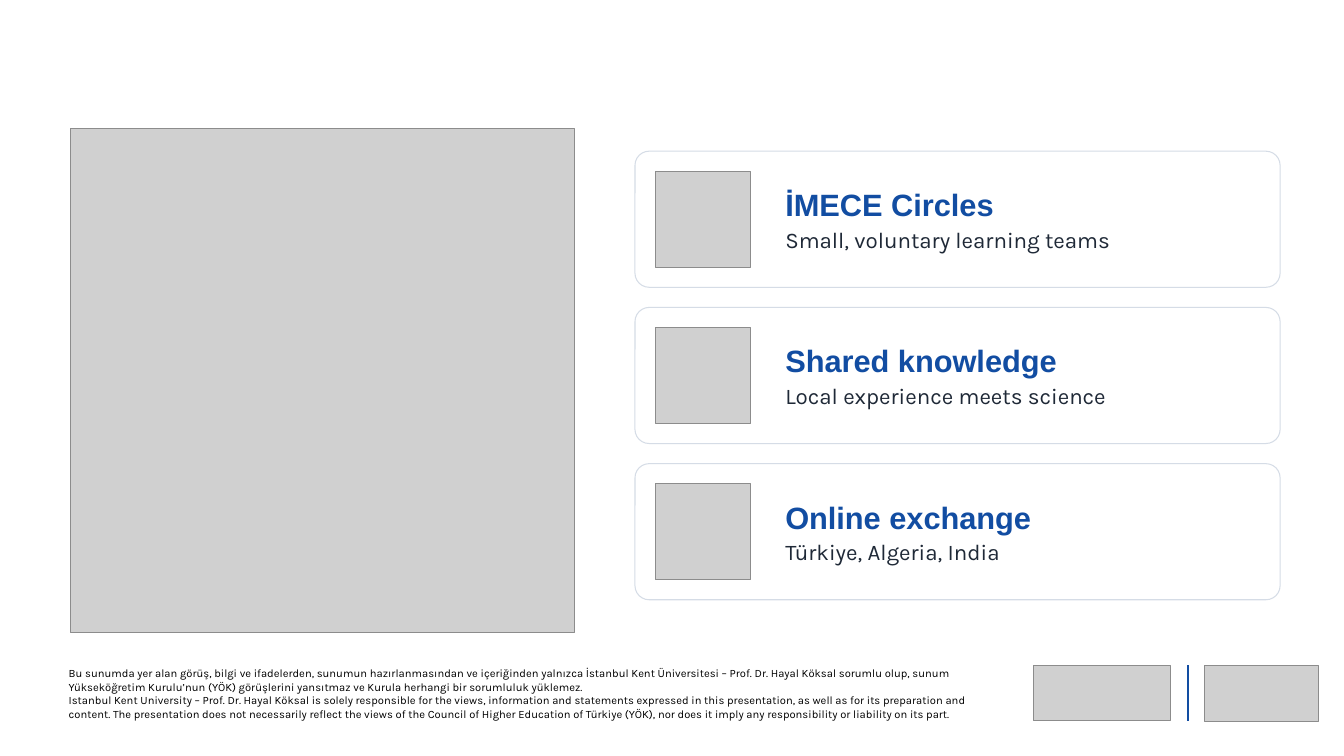
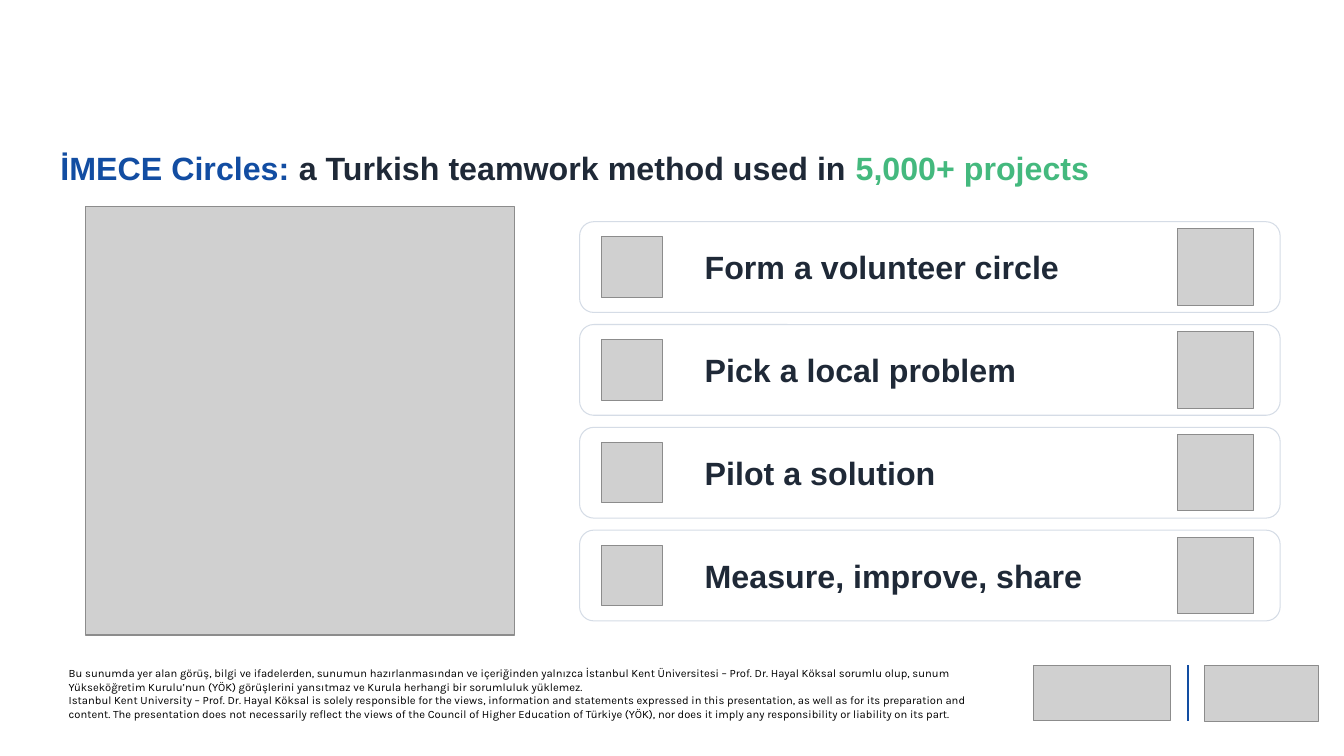
Before and after one commit to newtonsgrandson/cop-31-hayal-koksal, a slide deck: slide 3 of dijital_ekran/COP31_Climate_IMECE_Digital_Screen_EN.pptx. Drawn at 1344x756 pixels with LibreOffice and Linux fonts; fonts in the diff are those of the drawing; grey boxes stand for pictures; background and template pictures are left out. Boxes give left, top, right and bottom in pixels: in the first picture for what was removed or moved away, otherwise in the second. Text is boxed around its words. In the diff, an @@ line names an element or a change of style, - is before the commit and + after.

```diff
--- a/dijital_ekran/COP31_Climate_IMECE_Digital_Screen_EN.pptx
+++ b/dijital_ekran/COP31_Climate_IMECE_Digital_Screen_EN.pptx
@@ text added at [60, 154, 1089, 186], 23 pt, text #1F2937, bold @@
+İMECE Circles: a Turkish teamwork method used in 5,000+ projects
@@ rounded rectangle removed at [635, 151, 1280, 287] @@
-İMECE Circles
-Small, voluntary learning teams
@@ picture: place and size @@
-picture at [71, 129, 575, 633]
+picture at [86, 207, 514, 635]
@@ rounded rectangle added at [580, 222, 1280, 313], fill #FFFFFF, outline #D5DCE6 0.75 pt, 23 pt, text #1F2937, bold @@
+Form a volunteer circle
@@ picture added at [602, 237, 662, 297] @@
@@ picture: place and size @@
-picture at [655, 171, 751, 267]
+picture at [1178, 229, 1254, 306]
@@ rounded rectangle added at [580, 325, 1280, 415], fill #FFFFFF, outline #D5DCE6 0.75 pt, 23 pt, text #1F2937, bold @@
+Pick a local problem
@@ rounded rectangle removed at [635, 308, 1280, 444] @@
-Shared knowledge
-Local experience meets science
@@ picture removed at [655, 328, 751, 423] @@
@@ picture added at [602, 340, 662, 400] @@
@@ picture added at [1178, 332, 1254, 408] @@
@@ rounded rectangle added at [580, 427, 1280, 518], fill #FFFFFF, outline #D5DCE6 0.75 pt, 23 pt, text #1F2937, bold @@
+Pilot a solution
@@ picture added at [602, 443, 662, 503] @@
@@ picture added at [1178, 435, 1254, 511] @@
@@ rounded rectangle removed at [635, 464, 1280, 600] @@
-Online exchange
-Türkiye, Algeria, India
@@ picture removed at [655, 484, 751, 580] @@
@@ rounded rectangle added at [580, 530, 1280, 621], fill #FFFFFF, outline #D5DCE6 0.75 pt, 23 pt, text #1F2937, bold @@
+Measure, improve, share
@@ picture added at [1178, 537, 1254, 614] @@
@@ picture added at [602, 545, 662, 606] @@
```
Also in this commit, not shown: 3 other slides changed, 18 other files.
